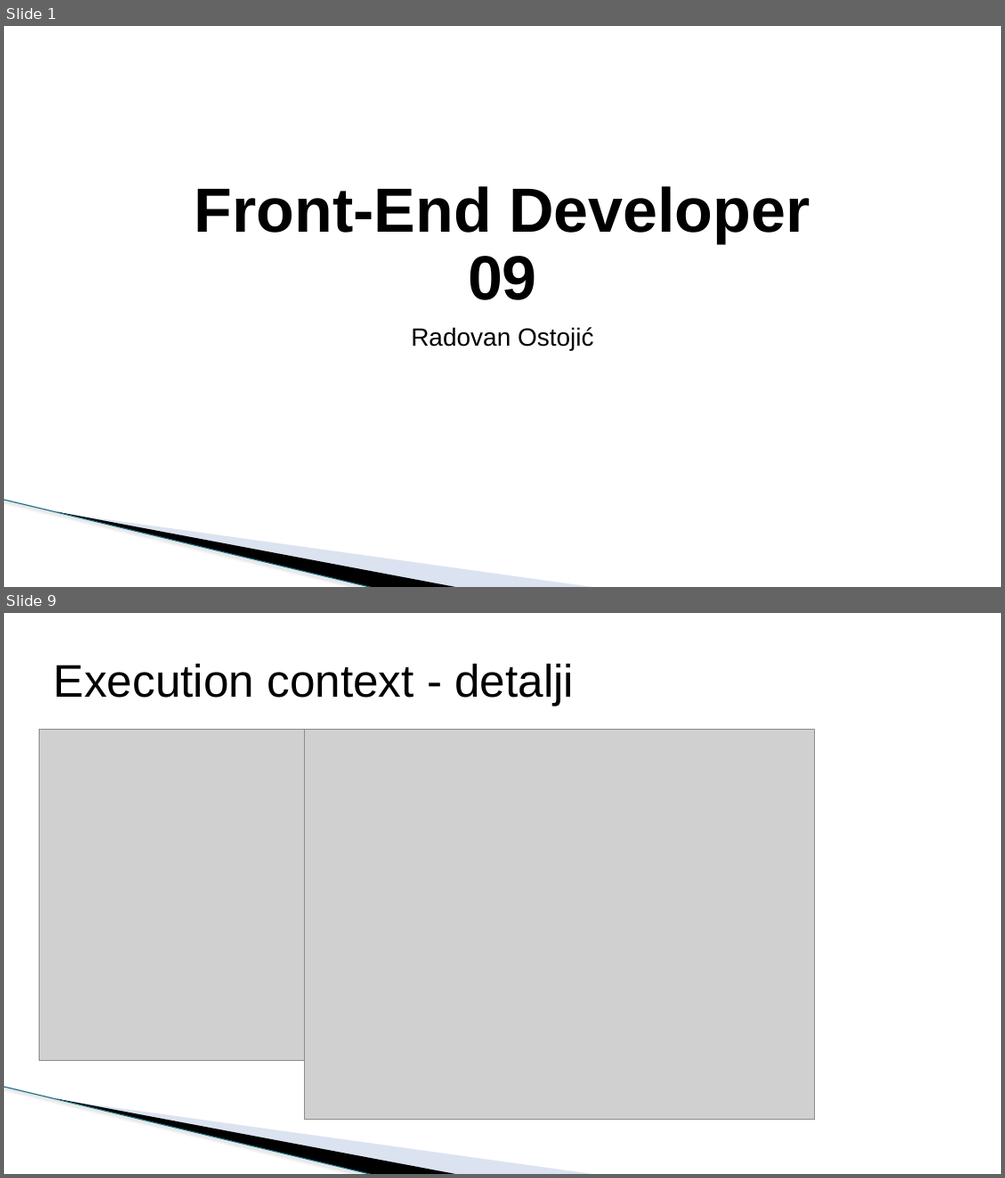
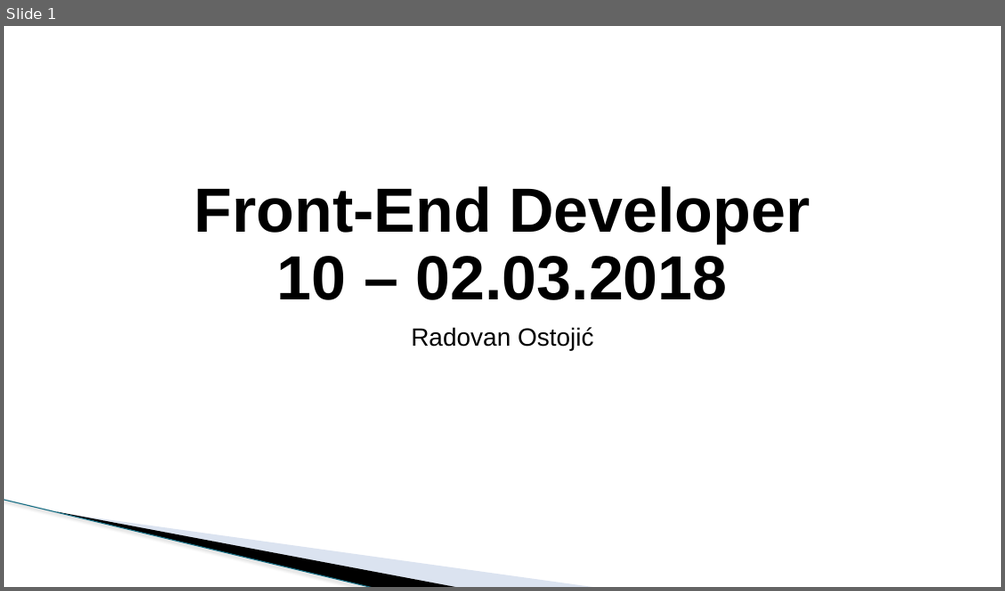
Before and after one commit to todalexcode/kurs-front-end, a slide deck: sesija-10/PPT/Front-End Developer-10.pptx. Shown one above the other, each under a label of ours: slides 1 and 9 before the commit, slide 1 after it; the slides between them are not shown. The pictures are 1005x1178 and 1005x591 pixels, drawn with LibreOffice and Linux fonts; fonts in the diff are those of the drawing; grey boxes stand for pictures; background and template pictures are left out. Boxes give left, top, right and bottom in pixels: in the first picture for what was removed or moved away, otherwise in the second. Text is boxed around its words. In the diff, an @@ line names an element or a change of style, - is before the commit and + after.

```diff
--- a/sesija-10/PPT/Front-End Developer-10.pptx
+++ b/sesija-10/PPT/Front-End Developer-10.pptx
@@ slide 9 removed at <box>4,613,1001,1174</box>, background #FFFFFF; not listed: 3 template elements that a slide beside it also shows @@
@@ title removed at <box>54,663,574,706</box> @@
-Execution context - detalji
@@ picture removed at <box>40,729,305,1060</box> @@
@@ picture removed at <box>305,729,815,1119</box> @@
@@ slide 1 changed as well @@
@@ title at <box>194,186,809,300</box>: text changed @@
-Front-End Developer
-09
+Front-End Developer
+10 – 02.03.2018
```
Also in this commit, not shown: 3 other slides changed, 8 slides added, 12 other slides removed, 13 other files.
